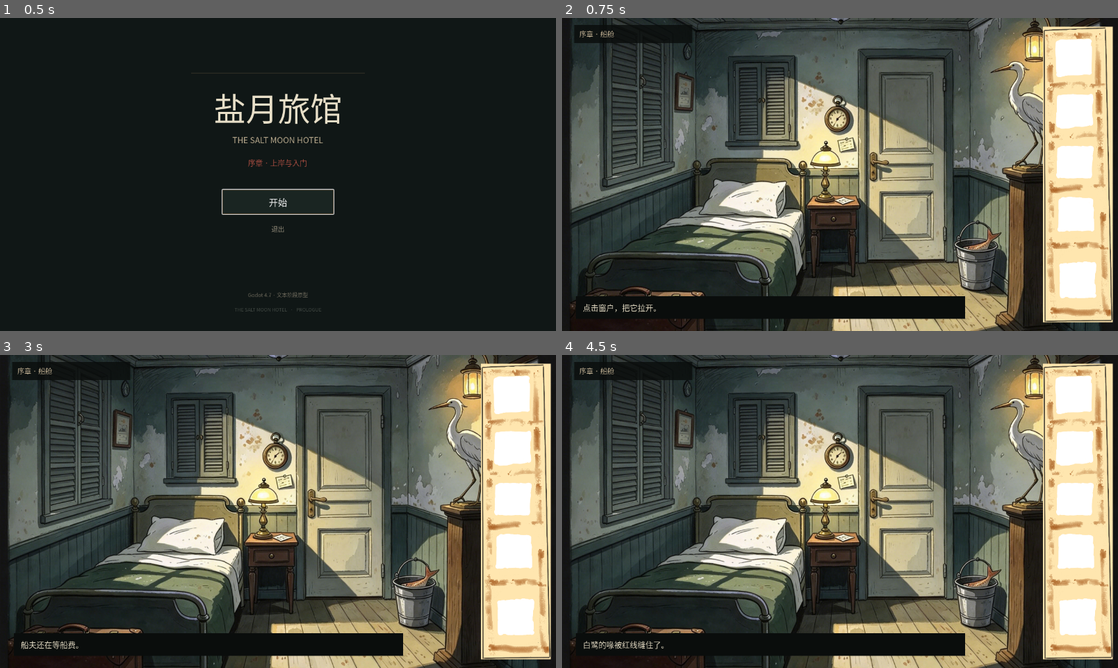
Above: before the commit, frames 1-4 (two rows, left to right).
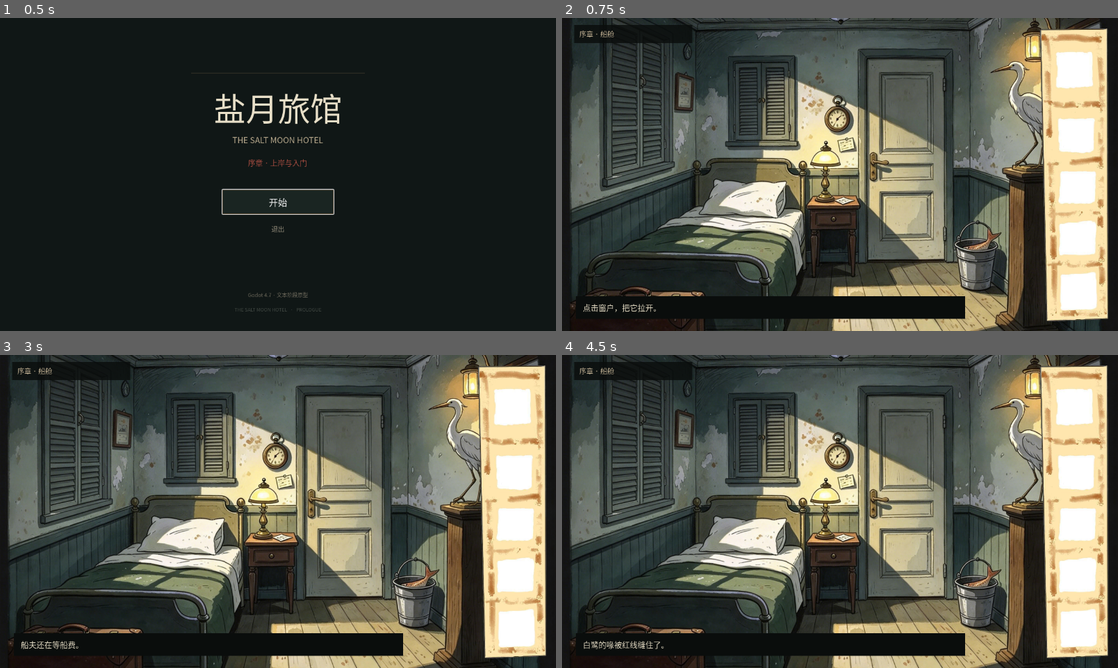
Above: after the commit, the same moments.

Repository: CorinJing/gugu_gaga
Game: Godot game, scene res://scenes/main.tscn
The game is run twice, just before and just after one commit, with the same random seed, the same clock (stepped at 60 frames per second) and the same inputs.
Inputs (mouse positions are in pixels of both pictures, inside the frame that each line leads up to):
- Up to frame 1 (0.5 s): no input
- Up to frame 2 (0.75 s): click "开始" at 0.5 s
- Up to frame 3 (3 s): tap Enter at 1.25, 2.75 s; move the mouse to (400, 495) at 1.27 s; click (400, 495) at 1.42 s; tap Space at 2 s; move the mouse to (166, 527) at 2.02 s; click (166, 527) at 2.17 s; move the mouse to (333, 442) at 2.77 s; click (333, 442) at 2.92 s
- Up to frame 4 (4.5 s): tap Space at 3.5 s; move the mouse to (812, 574) at 3.52 s; click (812, 574) at 3.67 s; tap Enter at 4.25 s; move the mouse to (1006, 558) at 4.27 s; click (1006, 558) at 4.42 s

Frame 1 is identical in both runs. In frame 2, 7.4% of the frame differs, in the area x 85-100%, y 2-98%; in frame 3, 7.4%; in frame 4, 7.4%.

Commit message:
feat: 更新小刀图标与五格道具栏

Diff:
--- a/scripts/prologue/prologue_demo.gd
+++ b/scripts/prologue/prologue_demo.gd
@@ -157,7 +157,7 @@
 
 		# Same panel geometry as GameHUD, so the character never hides behind it.
 		var ph: float = clampf(vp.y - 40.0, 480.0, 760.0)
-		var pw: float = ph * (358.0 / 1508.0)
+		var pw: float = ph * (381.0 / 1514.0)
 		var safe_right: float = vp.x - pw - 16.0
 		var local_safe: float = (safe_right - stage_pos.x) / cover_scale
 		character.position.x = minf(base_x, maxf(8.0, local_safe - actual_w))
--- a/scripts/ui/game_hud.gd
+++ b/scripts/ui/game_hud.gd
@@ -8,7 +8,7 @@
 	"fish": preload("res://assets/art/ui/item_fish.png"),
 	"coin": preload("res://assets/art/items/coin_front_cut.png"),
 }
-const SLOT_CENTERS := [0.105, 0.286, 0.457, 0.633, 0.856]
+const SLOT_CENTERS := [0.145, 0.367, 0.544, 0.715, 0.896]
 
 @onready var panel: TextureRect = %InventoryPanel
 @onready var slot_icons: Array[TextureRect] = [%Slot0Icon, %Slot1Icon, %Slot2Icon, %Slot3Icon, %Slot4Icon]
@@ -69,7 +69,7 @@
 
 	# Tall 1x5 frame, anchored to the far right edge.
 	var ph: float = clampf(vp.y - 40.0, 480.0, 760.0)
-	var pw: float = ph * (358.0 / 1508.0)
+	var pw: float = ph * (381.0 / 1514.0)
 	var panel_rect := Rect2(vp.x - pw - 12.0, (vp.y - ph) * 0.5, pw, ph)
 	panel.position = panel_rect.position
 	panel.size = panel_rect.size
Binary file changed: assets/art/ui/inventory_panel.png
Binary file changed: assets/art/ui/item_knife.png
Not shown, changed: 更新日志.md
